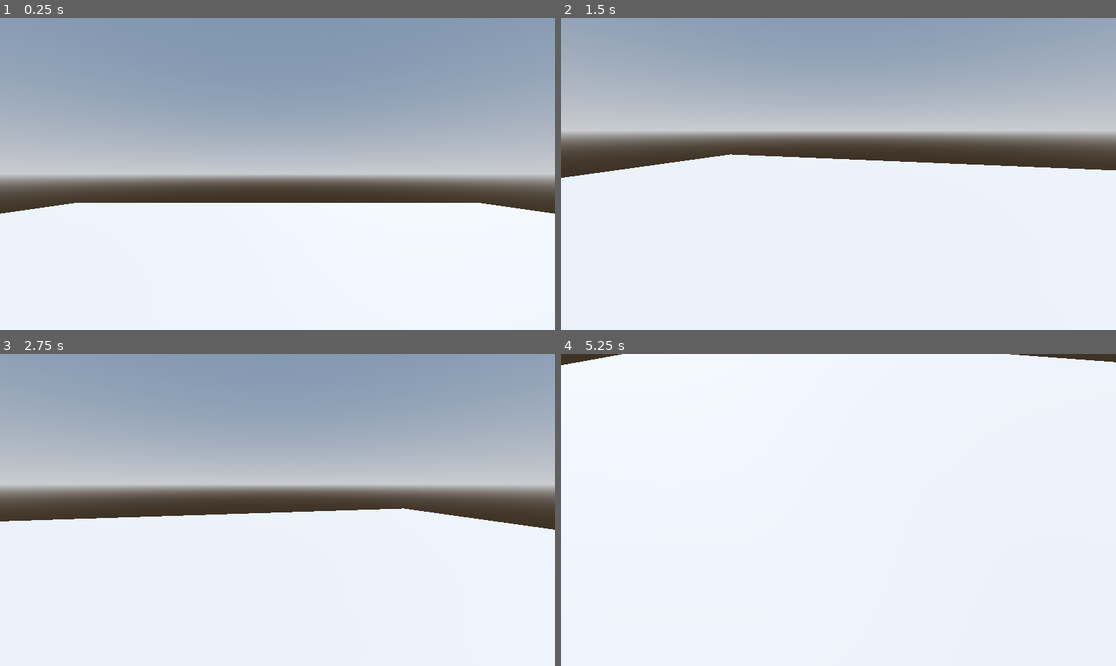
Above: before the commit, frames 1-4 (two rows, left to right).
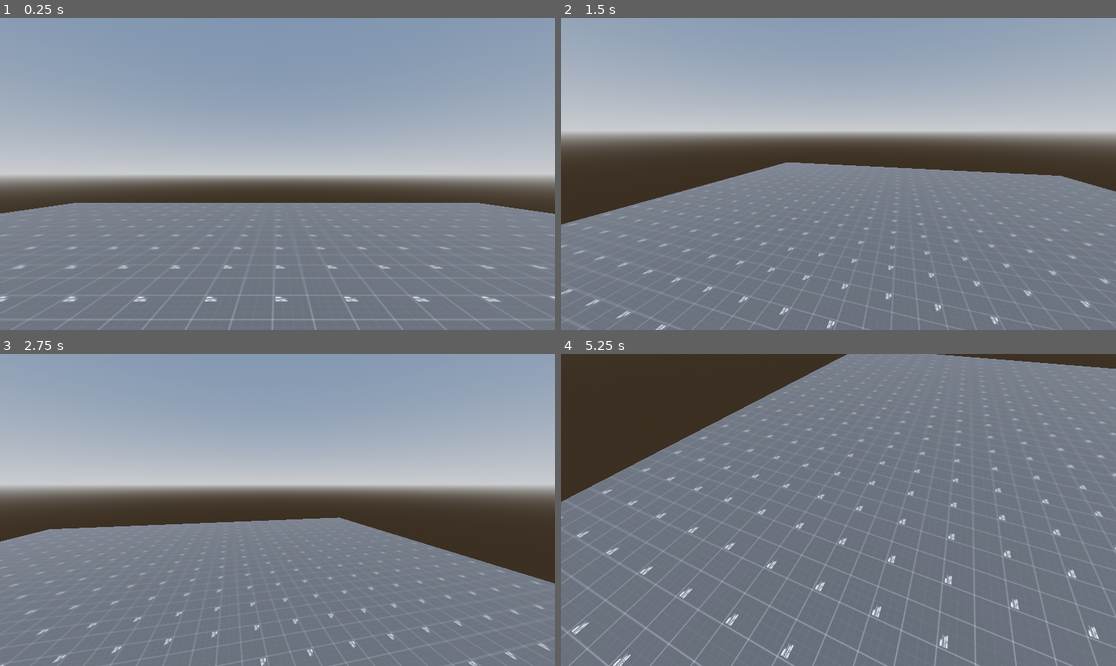
Above: after the commit, the same moments.

Repository: gbrlferz/super-crate-box-fps
Game: Godot game, scene res://scenes/game.tscn
The game is run twice, just before and just after one commit, with the same random seed, the same clock (stepped at 60 frames per second) and the same inputs.
Inputs (mouse positions are in pixels of both pictures, inside the frame that each line leads up to):
- Up to frame 1 (0.25 s): no input
- Up to frame 2 (1.5 s): tap Enter at 0.5 s; move the mouse to (960, 158) at 0.52 s; hold D (right, bound only after the commit) 0.53-1.28 s; hold Shift (sprint, bound only after the commit) 0.53-1.28 s; click (960, 158) at 0.67 s; tap Space (jump, bound only after the commit) at 0.77, 0.8, 1.07, 1.35 s; move the mouse to (810, 174) at 1.27 s; hold W (up, bound only after the commit) from 1.28 s (still down)
- Up to frame 3 (2.75 s): keep holding W (up, bound only after the commit); tap Space (jump, bound only after the commit) at 1.52, 1.82, 2.3 s; tap Shift (sprint, bound only after the commit) at 1.55 s; move the mouse to (288, 503) at 2.02 s; hold Shift (sprint, bound only after the commit) from 2.03 s (still down)
- Up to frame 4 (5.25 s): move the mouse to (832, 516) at 2.77 s; release Shift (sprint, bound only after the commit) at 2.78 s; tap Shift (sprint, bound only after the commit) at 2.85, 4.35 s; tap Space (jump, bound only after the commit) at 3.02, 3.32, 4.52, 4.82 s; move the mouse to (877, 513) at 3.52 s; hold Space (jump, bound only after the commit) 3.53-4.28 s; tap Escape (ui_cancel) at 4.15 s; move the mouse to (672, 463) at 4.27 s; release W (up, bound only after the commit) at 4.28 s; hold A (left, bound only after the commit) 4.28-5.03 s; click (672, 463) at 4.42 s; move the mouse to (844, 510) at 5.02 s; hold W (up, bound only after the commit) from 5.03 s (still down); hold Shift (sprint, bound only after the commit) from 5.03 s (still down)

The runs differ from the first frame. In frame 1, 40% of the frame differs, in the area x 0-100%, y 59-100%; in frame 2, 53%; in frame 3, 48%; in frame 4, 99%, in the area x 0-100%, y 0-100%.

Commit message:
Add controller support

Diff:
--- a/fps_controller/fps_controller.gd
+++ b/fps_controller/fps_controller.gd
@@ -1,10 +1,25 @@
 extends CharacterBody3D
 
 
-@export var look_sensitivity : float = 0.006
-
 @onready var camera := %Camera3D
 @onready var world_model := %WorldModel
+
+@export var look_sensitivity := 0.006
+@export var controller_look_sensitivity := 0.05
+@export var jump_velocity := 6.0
+@export var auto_bhop := true
+@export var walk_speed := 7.0
+@export var sprint_speed := 8.5
+
+const HEADBOB_MOVE_AMOUNT := 0.06
+const HEADBOB_FREQUENCY := 2.04
+var headbob_time := 0.0
+
+var wish_dir := Vector3.ZERO
+
+
+func get_move_speed() -> float:
+	return sprint_speed if Input.is_action_pressed("sprint") else walk_speed
 
 
 func _ready() -> void:
@@ -14,21 +29,68 @@
 
 
 func _unhandled_input(event: InputEvent) -> void:
+	if Input.get_mouse_mode() == Input.MOUSE_MODE_CAPTURED:
+		if event is InputEventMouseMotion:
+			rotate_y(-event.relative.x * look_sensitivity)
+			camera.rotate_x(-event.relative.y * look_sensitivity)
+			camera.rotation.x = clamp(camera.rotation.x, deg_to_rad(-90), deg_to_rad(90))
+	else:
+		if event.is_action_pressed("ui_cancel"):
+			get_tree().quit()
+
 	if event is InputEventMouseButton:
 		Input.set_mouse_mode(Input.MOUSE_MODE_CAPTURED)
 	elif event.is_action_pressed("ui_cancel"):
 		Input.set_mouse_mode(Input.MOUSE_MODE_VISIBLE)
 
-	if Input.get_mouse_mode() == Input.MOUSE_MODE_CAPTURED:
-		if event is InputEventMouseMotion:
-			rotate_y(-event.relative.x * look_sensitivity)
-			camera.rotate_x(-event.relative.y * look_sensitivity)
-			camera.rotation.x = clamp(camera.rotation.x, deg_to_rad(-90), deg_to_rad(90))
+
+func _headbob_effect(delta: float) -> void:
+		headbob_time += delta * self.velocity.length()
+		camera.transform.origin = Vector3(
+					cos(headbob_time * HEADBOB_FREQUENCY * 0.5) * HEADBOB_MOVE_AMOUNT,
+					sin(headbob_time * HEADBOB_FREQUENCY) * HEADBOB_MOVE_AMOUNT,
+					0,
+			)
 
 
-func _physics_process(_delta: float) -> void:
-	pass
+func _handle_controller_look_input(_delta: float) -> void:
+	var target_look := Input.get_vector("look_left", "look_right", "look_down", "look_up")
+	var _cur_controller_look := target_look
+	rotate_y(-_cur_controller_look.x * controller_look_sensitivity) # turn left and right
+	camera.rotate_x(_cur_controller_look.y * controller_look_sensitivity) # turn up and down
+	camera.rotation.x = clamp(camera.rotation.x, deg_to_rad(-90), deg_to_rad(90))
 
 
-func _process(_delta: float) -> void:
-	pass
+func _process(delta: float) -> void:
+	_handle_controller_look_input(delta)
+
+
+func _handle_ground_physics(delta: float) -> void:
+	self.velocity.x = wish_dir.x * get_move_speed()
+	self.velocity.z = wish_dir.z * get_move_speed()
+
+	_headbob_effect(delta)
+
+
+func _handle_air_physics(delta: float) -> void:
+	self.velocity.y -= ProjectSettings.get_setting("physics/3d/default_gravity") * delta
+	# self.velocity -= get_gravity()
+
+
+func _physics_process(delta: float) -> void:
+	var input_dir: Vector2
+	if InputEventJoypadMotion:
+		input_dir = Input.get_vector("left", "right", "up", "down")
+	else:
+		input_dir = Input.get_vector("left", "right", "up", "down").normalized()
+
+	wish_dir = self.global_transform.basis * Vector3(input_dir.x, 0., input_dir.y)
+
+	if is_on_floor():
+		if Input.is_action_pressed("jump") || (auto_bhop && Input.is_action_pressed("jump")):
+			self.velocity.y = jump_velocity
+		_handle_ground_physics(delta)
+	else:
+		_handle_air_physics(delta)
+
+	move_and_slide()
--- /dev/null
+++ b/materials/prototype.tres
@@ -0,0 +1,7 @@
+[gd_resource type="StandardMaterial3D" load_steps=2 format=3 uid="uid://w5ux2u2ooto5"]
+
+[ext_resource type="Texture2D" uid="uid://cey3okxxlua2e" path="res://materials/textures/prototype/Dark/texture_13.png" id="1_adpxc"]
+
+[resource]
+albedo_texture = ExtResource("1_adpxc")
+uv1_triplanar = true
--- a/project.godot
+++ b/project.godot
@@ -14,3 +14,63 @@
 run/main_scene="uid://xqd5ps5hs2g5"
 config/features=PackedStringArray("4.4", "Forward Plus")
 config/icon="res://icon.svg"
+
+[input]
+
+up={
+"deadzone": 0.2,
+"events": [Object(InputEventKey,"resource_local_to_scene":false,"resource_name":"","device":-1,"window_id":0,"alt_pressed":false,"shift_pressed":false,"ctrl_pressed":false,"meta_pressed":false,"pressed":false,"keycode":0,"physical_keycode":87,"key_label":0,"unicode":119,"location":0,"echo":false,"script":null)
+, Object(InputEventJoypadMotion,"resource_local_to_scene":false,"resource_name":"","device":-1,"axis":1,"axis_value":-1.0,"script":null)
+]
+}
+down={
+"deadzone": 0.2,
+"events": [Object(InputEventKey,"resource_local_to_scene":false,"resource_name":"","device":-1,"window_id":0,"alt_pressed":false,"shift_pressed":false,"ctrl_pressed":false,"meta_pressed":false,"pressed":false,"keycode":0,"physical_keycode":83,"key_label":0,"unicode":115,"location":0,"echo":false,"script":null)
+, Object(InputEventJoypadMotion,"resource_local_to_scene":false,"resource_name":"","device":-1,"axis":1,"axis_value":1.0,"script":null)
+]
+}
+left={
+"deadzone": 0.2,
+"events": [Object(InputEventKey,"resource_local_to_scene":false,"resource_name":"","device":-1,"window_id":0,"alt_pressed":false,"shift_pressed":false,"ctrl_pressed":false,"meta_pressed":false,"pressed":false,"keycode":0,"physical_keycode":65,"key_label":0,"unicode":97,"location":0,"echo":false,"script":null)
+, Object(InputEventJoypadMotion,"resource_local_to_scene":false,"resource_name":"","device":-1,"axis":0,"axis_value":-1.0,"script":null)
+]
+}
+right={
+"deadzone": 0.2,
+"events": [Object(InputEventKey,"resource_local_to_scene":false,"resource_name":"","device":-1,"window_id":0,"alt_pressed":false,"shift_pressed":false,"ctrl_pressed":false,"meta_pressed":false,"pressed":false,"keycode":0,"physical_keycode":68,"key_label":0,"unicode":100,"location":0,"echo":false,"script":null)
+, Object(InputEventJoypadMotion,"resource_local_to_scene":false,"resource_name":"","device":-1,"axis":0,"axis_value":1.0,"script":null)
+]
+}
+jump={
+"deadzone": 0.2,
+"events": [Object(InputEventKey,"resource_local_to_scene":false,"resource_name":"","device":-1,"window_id":0,"alt_pressed":false,"shift_pressed":false,"ctrl_pressed":false,"meta_pressed":false,"pressed":false,"keycode":0,"physical_keycode":32,"key_label":0,"unicode":32,"location":0,"echo":false,"script":null)
+, Object(InputEventJoypadButton,"resource_local_to_scene":false,"resource_name":"","device":-1,"button_index":0,"pressure":0.0,"pressed":true,"script":null)
+, Object(InputEventJoypadButton,"resource_local_to_scene":false,"resource_name":"","device":-1,"button_index":10,"pressure":0.0,"pressed":true,"script":null)
+]
+}
+sprint={
+"deadzone": 0.2,
+"events": [Object(InputEventKey,"resource_local_to_scene":false,"resource_name":"","device":-1,"window_id":0,"alt_pressed":false,"shift_pressed":false,"ctrl_pressed":false,"meta_pressed":false,"pressed":false,"keycode":0,"physical_keycode":4194325,"key_label":0,"unicode":0,"location":0,"echo":false,"script":null)
+, Object(InputEventJoypadButton,"resource_local_to_scene":false,"resource_name":"","device":-1,"button_index":7,"pressure":0.0,"pressed":true,"script":null)
+]
+}
+look_up={
+"deadzone": 0.2,
+"events": [Object(InputEventJoypadMotion,"resource_local_to_scene":false,"resource_name":"","device":-1,"axis":3,"axis_value":-1.0,"script":null)
+]
+}
+look_down={
+"deadzone": 0.2,
+"events": [Object(InputEventJoypadMotion,"resource_local_to_scene":false,"resource_name":"","device":-1,"axis":3,"axis_value":1.0,"script":null)
+]
+}
+look_left={
+"deadzone": 0.2,
+"events": [Object(InputEventJoypadMotion,"resource_local_to_scene":false,"resource_name":"","device":-1,"axis":2,"axis_value":-1.0,"script":null)
+]
+}
+look_right={
+"deadzone": 0.2,
+"events": [Object(InputEventJoypadMotion,"resource_local_to_scene":false,"resource_name":"","device":-1,"axis":2,"axis_value":1.0,"script":null)
+]
+}
--- a/scenes/game.tscn
+++ b/scenes/game.tscn
@@ -1,6 +1,7 @@
-[gd_scene load_steps=5 format=3 uid="uid://xqd5ps5hs2g5"]
+[gd_scene load_steps=6 format=3 uid="uid://xqd5ps5hs2g5"]
 
 [ext_resource type="PackedScene" uid="uid://c1us2u15454rf" path="res://fps_controller/fps_controller.tscn" id="1_uwrxv"]
+[ext_resource type="Material" uid="uid://w5ux2u2ooto5" path="res://materials/prototype.tres" id="2_yqjtg"]
 
 [sub_resource type="ProceduralSkyMaterial" id="ProceduralSkyMaterial_uwrxv"]
 sky_horizon_color = Color(0.662243, 0.671743, 0.686743, 1)
@@ -32,3 +33,4 @@
 [node name="CSGBox3D" type="CSGBox3D" parent="CSGCombiner3D"]
 transform = Transform3D(1, 0, 0, 0, 1, 0, 0, 0, 1, 0, -0.4995, 0)
 size = Vector3(25, 1, 25)
+material = ExtResource("2_yqjtg")
Binary file added: materials/textures/prototype/Dark/texture_01.png
Not shown, added: materials/textures/prototype/Dark/texture_01.png.import
Binary file added: materials/textures/prototype/Dark/texture_02.png
Not shown, added: materials/textures/prototype/Dark/texture_02.png.import
Binary file added: materials/textures/prototype/Dark/texture_03.png
Not shown, added: materials/textures/prototype/Dark/texture_03.png.import
Binary file added: materials/textures/prototype/Dark/texture_04.png
Not shown, added: materials/textures/prototype/Dark/texture_04.png.import
Binary file added: materials/textures/prototype/Dark/texture_05.png
Not shown, added: materials/textures/prototype/Dark/texture_05.png.import
Binary file added: materials/textures/prototype/Dark/texture_06.png
Not shown, added: materials/textures/prototype/Dark/texture_06.png.import
(and 144 more such lines)
